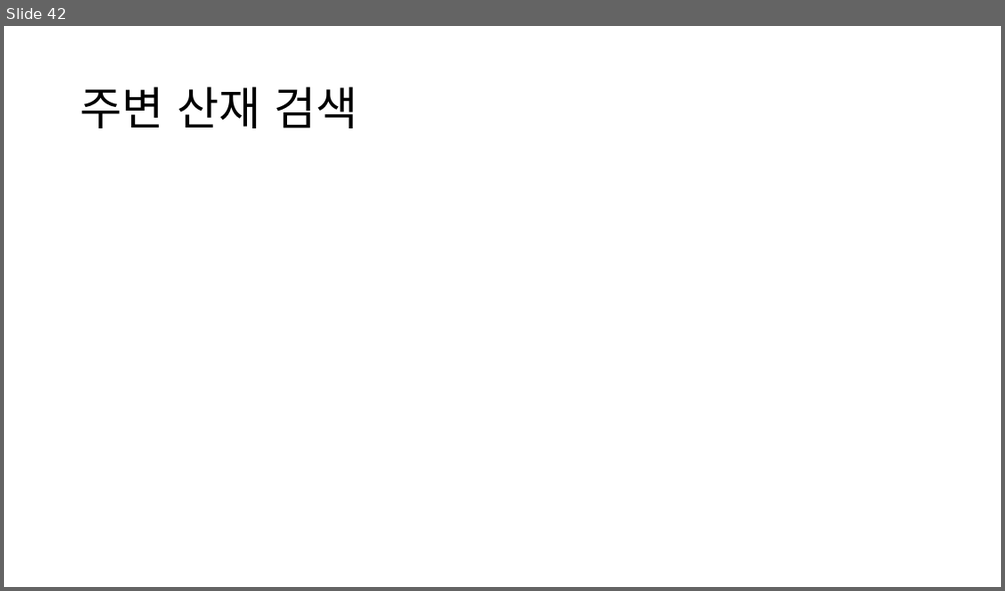
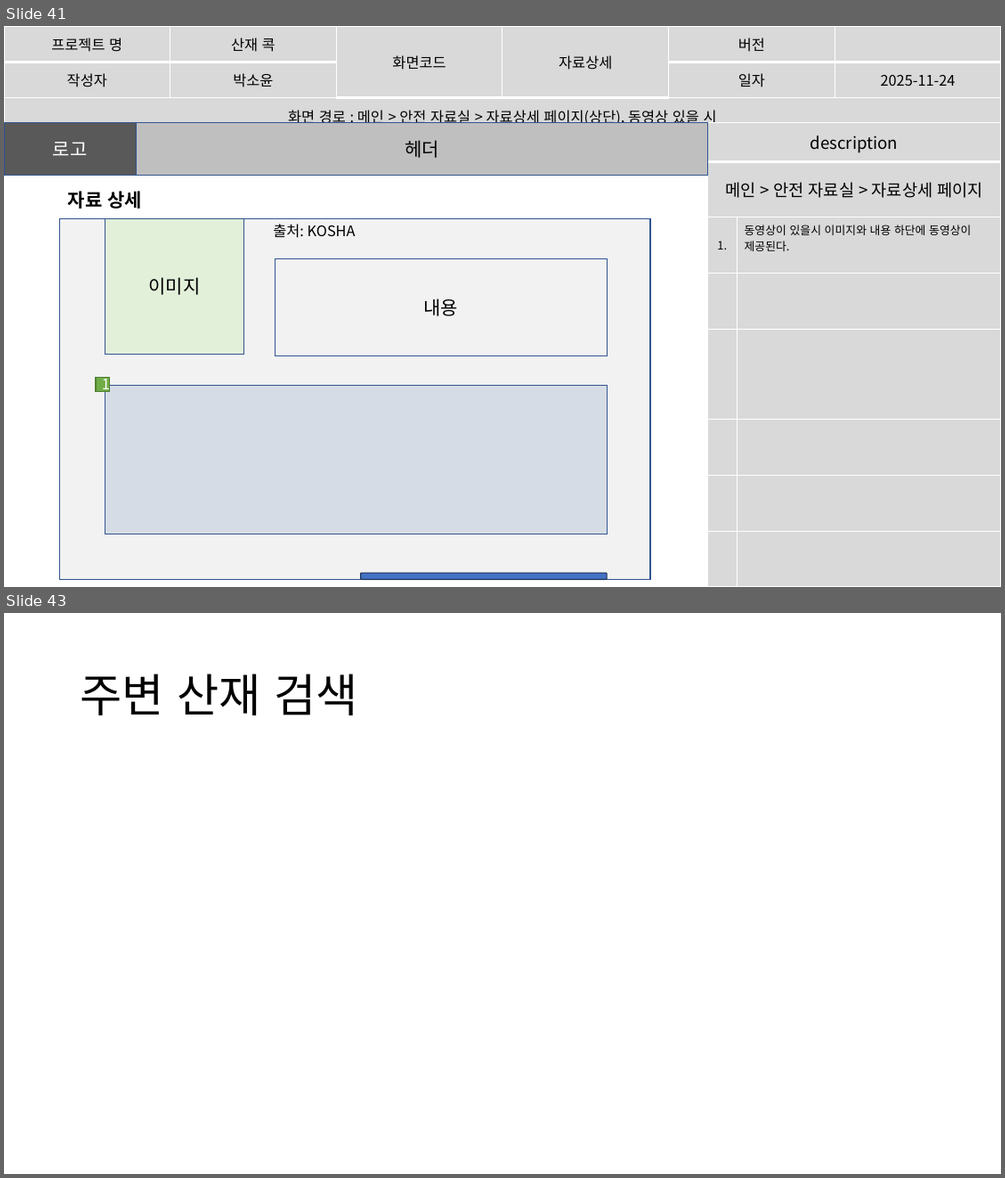
Before and after one commit to imyongchan/source, a slide deck: 최종 기획/스토리보드1201.pptx. Shown one above the other, each under a label of ours: slide 42 before the commit, slides 41 and 43 after it; the slides between them are not shown. The pictures are 1005x591 and 1005x1178 pixels, drawn with LibreOffice and Linux fonts; fonts in the diff are those of the drawing. Boxes give left, top, right and bottom in pixels: in the first picture for what was removed or moved away, otherwise in the second. Text is boxed around its words. In the diff, an @@ line names an element or a change of style, - is before the commit and + after.

```diff
--- a/최종 기획/스토리보드1201.pptx
+++ b/최종 기획/스토리보드1201.pptx
@@ slide 41 added at (x1=4, y1=26, x2=1001, y2=587), background #FFFFFF @@
@@ table added at (x1=4, y1=26, x2=1000, y2=130), 3 rows, 6 columns @@
+프로젝트 명 | 산재 콕 | 화면코드 | 자료상세 | 버전 | 
+작성자 | 박소윤 |  |  | 일자 | 2025-11-24
+화면 경로 : 메인 > 안전 자료실 > 자료상세 페이지(상단), 동영상 있을 시 |  |  |  |  | 
@@ rectangle added at (x1=4, y1=122, x2=137, y2=175), fill #595959, outline #325491 1 pt, 18 pt, text #FFFFFF @@
+로고
@@ rectangle added at (x1=137, y1=122, x2=708, y2=175), fill #BFBFBF, outline #325491 1 pt, 18 pt, text #000000 @@
+헤더
@@ table added at (x1=708, y1=122, x2=1001, y2=587), 8 rows, 2 columns @@
+description | 
+메인 > 안전 자료실 > 자료상세 페이지 | 
+1. | 동영상이 있을시 이미지와 내용 하단에 동영상이 제공된다.
+ | 
+ | 
+ | 
+ | 
+ | 
@@ text added at (x1=68, y1=191, x2=142, y2=208), 18 pt, text #000000, bold @@
+자료 상세
@@ rectangle added at (x1=59, y1=219, x2=650, y2=580), fill #F2F2F2, outline #325491 1 pt @@
@@ rectangle added at (x1=105, y1=219, x2=244, y2=354), fill #E2F0D9, outline #325491 1 pt, 18 pt, text #000000 @@
+이미지
@@ text added at (x1=273, y1=224, x2=356, y2=238), 14 pt, text #000000 @@
+출처: KOSHA
@@ rectangle added at (x1=275, y1=259, x2=607, y2=356), outline #325491 1 pt, 18 pt, text #000000 @@
+내용
@@ rectangle added at (x1=96, y1=377, x2=109, y2=391), fill #70AD47, outline #538035 1 pt, 14 pt, text #FFFFFF @@
+1
@@ rectangle added at (x1=105, y1=386, x2=607, y2=534), fill #D6DCE5, outline #325491 1 pt @@
@@ rounded rectangle added at (x1=361, y1=572, x2=607, y2=580), fill #4472C4, outline #1E3256 1 pt @@
@@ what was slide 42 is now slide 43 @@
```
Also in this commit, not shown: 14 slides changed, 1 slide removed.
